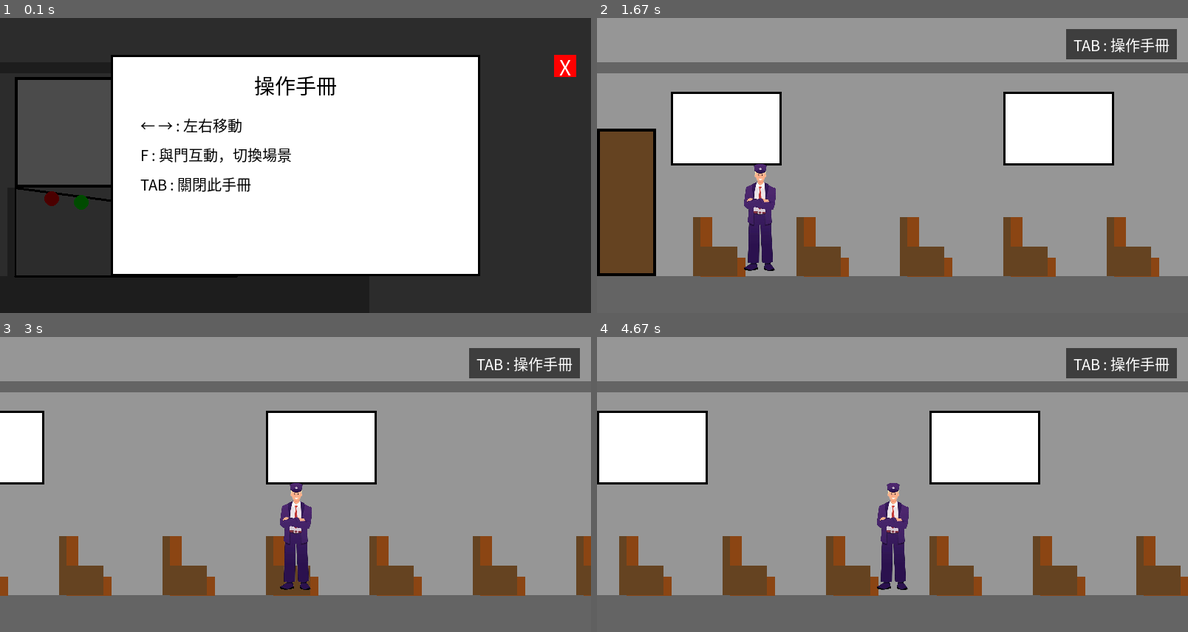
Above: before the commit, frames 1-4 (two rows, left to right).
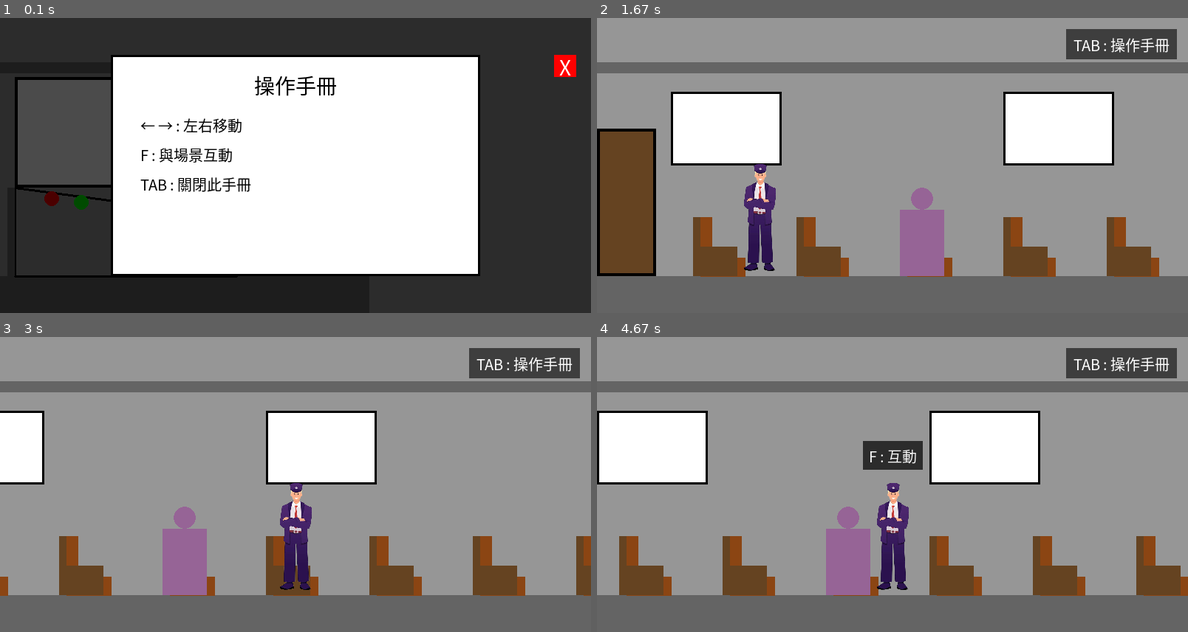
Above: after the commit, the same moments.

Repository: alien1105/pygame_final_project
Game: pygame game, started from main.py
The game is run twice, just before and just after one commit, with the same random seed, the same clock (stepped at 60 frames per second) and the same inputs.
Inputs:
- Up to frame 1 (0.1 s): no input
- Up to frame 2 (1.67 s): click "X" at 0.38 s; hold F 0.67-1.13 s; hold Right 0.67-1.13 s; tap F at 1.17 s; hold F from 1.5 s (still down); hold Right from 1.5 s (still down)
- Up to frame 3 (3 s): release F at 1.97 s; release Right at 1.97 s; hold Right 2-2.47 s; hold Right 2.5-2.97 s
- Up to frame 4 (4.67 s): hold Left 3-3.53 s; hold Left 3.57-3.97 s; hold Right 4-4.63 s

The runs differ from the first frame. In frame 1, 0.5% of the frame differs, in the area x 29-50%, y 44-49%; in frame 2, 1.9%; in frame 3, 1.9%; in frame 4, 2.9%, in the area x 38-56%, y 35-88%.

Commit message:
新增老奶奶對話劇情

Diff:
--- a/main.py
+++ b/main.py
@@ -29,6 +29,7 @@
 DARK_BROWN = (101, 67, 33) # 座椅暗面顏色
 RED = (255, 0, 0) # 按鈕顏色
 GREEN = (0, 255, 0) # 按鈕顏色
+PURPLE = (150, 100, 150) # 老太太用紫色方塊代表
 
 # 載入字型 (使用電腦內建的中文字型)
 font = pygame.font.SysFont("microsoftjhenghei", 28)
@@ -84,6 +85,23 @@
     }
 }
 
+# --- 老太太 NPC ---
+OLD_LADY_SCENE = 'CARRIAGE_1'
+old_lady_rect = pygame.Rect(410, HEIGHT - FLOOR_HEIGHT - 90, 60, 90) # 坐在車廂一的座位上
+
+# 老太太第一天的對話劇情，格式為 (說話者, 台詞)
+old_lady_dialogue = [
+    ("老太太", "新人？"),
+    ("主角", "是。"),
+    ("老太太", "那你晚上可別回頭。"),
+    ("主角", "回頭？"),
+    ("老太太", "……"), # 她卻像沒說過這句話一樣
+]
+
+# --- 對話狀態管理 ---
+dialogue_lines = []
+dialogue_index = 0
+
 def draw_manual_screen():
     """繪製操作手冊畫面"""
     # 半透明背景
@@ -103,7 +121,7 @@
     # 說明文字
     instructions = [
         "← → : 左右移動",
-        "F : 與門互動，切換場景",
+        "F : 與場景互動",
         "TAB : 關閉此手冊"
     ]
     for i, text in enumerate(instructions):
@@ -258,6 +276,33 @@
     pygame.draw.rect(screen, DARK_BROWN, (x_pos - 10 - camera_offset_x, HEIGHT - FLOOR_HEIGHT - back_height, 10, back_height)) # 椅背正面
     pygame.draw.rect(screen, DARK_BROWN, (x_pos - 10 - camera_offset_x, HEIGHT - FLOOR_HEIGHT - seat_height, seat_depth, seat_height)) # 座椅正面
 
+def draw_old_lady(camera_offset_x):
+    """繪製老太太 NPC（僅在車廂一場景顯示）"""
+    if current_scene != OLD_LADY_SCENE:
+        return
+    screen_rect = old_lady_rect.move(-camera_offset_x, 0)
+    pygame.draw.rect(screen, PURPLE, screen_rect)
+    pygame.draw.circle(screen, PURPLE, (screen_rect.centerx, screen_rect.top - 15), 15) # 頭部
+
+
+def draw_dialogue_box():
+    """繪製對話框，顯示目前這句台詞"""
+    speaker, text = dialogue_lines[dialogue_index]
+
+    box_rect = pygame.Rect(60, HEIGHT - 140, WIDTH - 120, 100)
+    pygame.draw.rect(screen, WHITE, box_rect)
+    pygame.draw.rect(screen, BLACK, box_rect, 3)
+
+    name_surf = font_small.render(speaker, True, RED if speaker == "老太太" else BLUE)
+    screen.blit(name_surf, (box_rect.x + 20, box_rect.y + 12))
+
+    text_surf = font.render(text, True, BLACK)
+    screen.blit(text_surf, (box_rect.x + 20, box_rect.y + 45))
+
+    hint_surf = font_small.render("F : 繼續", True, DARK_GRAY)
+    screen.blit(hint_surf, (box_rect.right - hint_surf.get_width() - 15, box_rect.bottom - hint_surf.get_height() - 10))
+
+
 def draw_conductor(surface, rect, image, camera_offset_x):
     """繪製列車長"""
     # 根據攝影機位置計算角色在螢幕上的位置
@@ -269,10 +314,14 @@
         pygame.draw.rect(surface, BLUE, screen_rect)
 
 def draw_interact_hint(camera_offset_x):
-    """如果玩家靠近可互動的門，在角色上方顯示按 F 互動的提示"""
+    """如果玩家靠近可互動的門或 NPC，在角色上方顯示按 F 互動的提示"""
     scene_doors = doors.get(current_scene, {})
-    for door_rect in scene_doors.values():
-        if conductor_rect.colliderect(door_rect):
+    interactables = list(scene_doors.values())
+    if current_scene == OLD_LADY_SCENE:
+        interactables.append(old_lady_rect)
+
+    for target_rect in interactables:
+        if conductor_rect.colliderect(target_rect):
             hint_surf = font_small.render("F : 互動", True, WHITE)
             hint_bg = pygame.Surface((hint_surf.get_width() + 16, hint_surf.get_height() + 10), pygame.SRCALPHA)
             hint_bg.fill((0, 0, 0, 180))
@@ -312,7 +361,12 @@
             if event.type == pygame.KEYDOWN:
                 if event.key == pygame.K_TAB:
                     game_state = 'MANUAL'
-                if event.key == pygame.K_f:
+                if event.key == pygame.K_f and current_scene == OLD_LADY_SCENE and conductor_rect.colliderect(old_lady_rect):
+                    # 與老太太互動，開始對話
+                    dialogue_lines = old_lady_dialogue
+                    dialogue_index = 0
+                    game_state = 'DIALOGUE'
+                elif event.key == pygame.K_f:
                     # (場景切換邏輯...)
                     if current_scene == 'CARRIAGE_1':
                         if conductor_rect.colliderect(doors['CARRIAGE_1']['exit_door']):
@@ -368,10 +422,28 @@
 
         # C. 畫面繪製
         draw_background(camera_x)
+        draw_old_lady(camera_x)
         draw_conductor(screen, conductor_rect, conductor_img, camera_x)
         draw_interact_hint(camera_x)
         draw_manual_hint()
 
+    elif game_state == 'DIALOGUE':
+        # --- 對話狀態的事件與繪圖 ---
+        for event in pygame.event.get():
+            if event.type == pygame.QUIT:
+                running = False
+            if event.type == pygame.KEYDOWN:
+                if event.key == pygame.K_f or event.key == pygame.K_SPACE:
+                    dialogue_index += 1
+                    if dialogue_index >= len(dialogue_lines):
+                        game_state = 'PLAYING'
+
+        draw_background(camera_x)
+        draw_old_lady(camera_x)
+        draw_conductor(screen, conductor_rect, conductor_img, camera_x)
+        if game_state == 'DIALOGUE':
+            draw_dialogue_box()
+
     # --- D. 更新畫面 ---
     pygame.display.flip()
 
Not shown, added: 故事劇情.md
